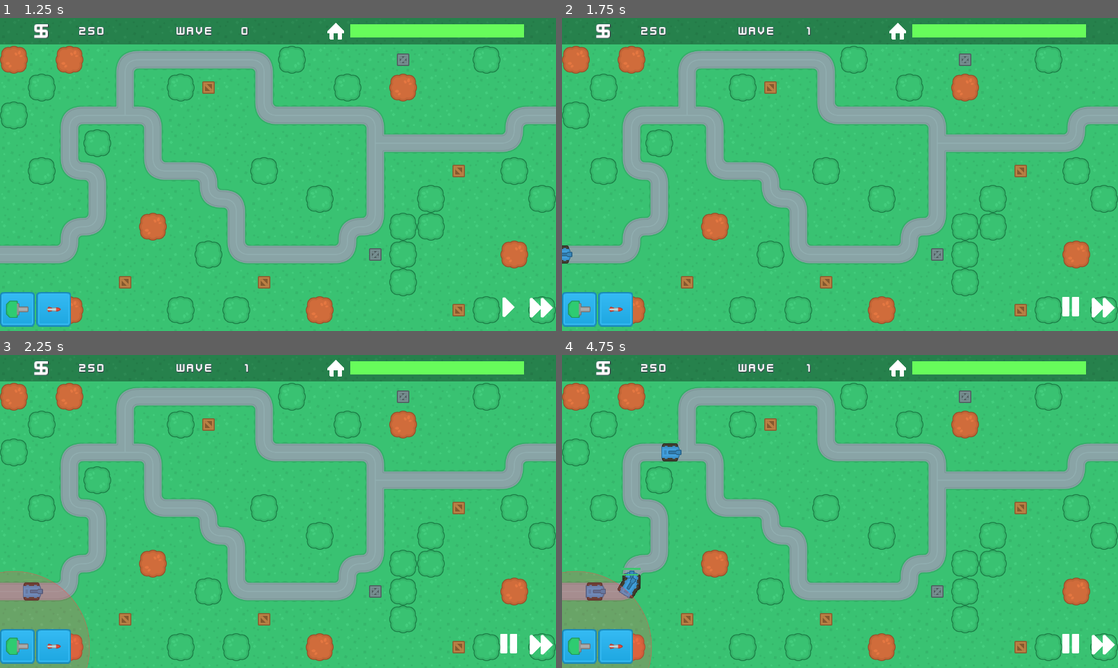
Above: before the commit, frames 1-4 (two rows, left to right).
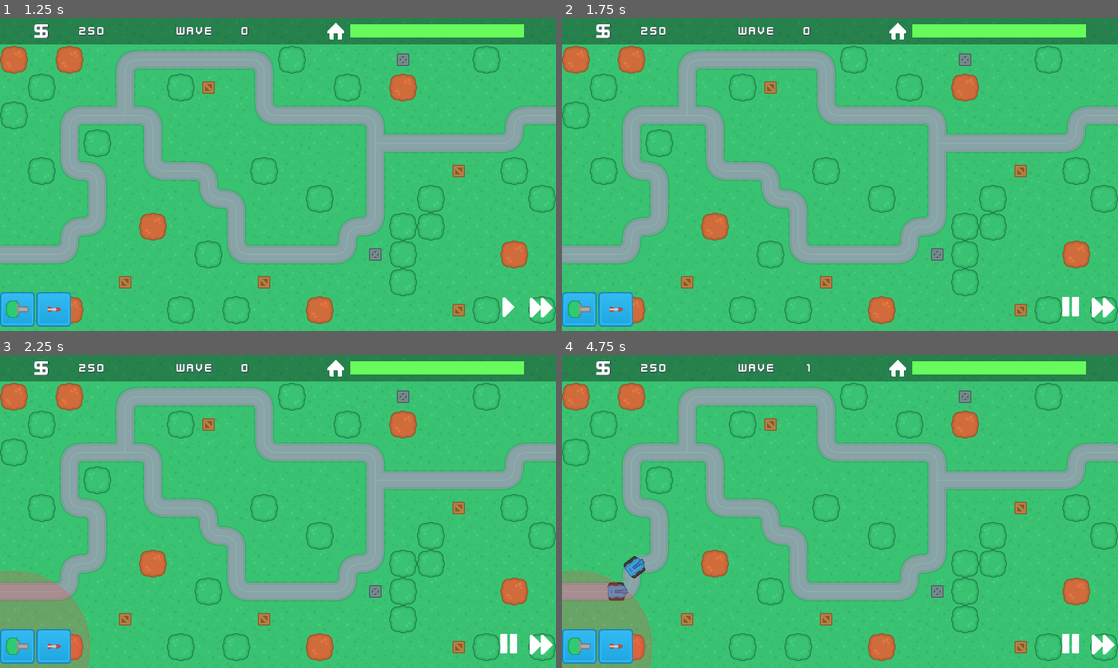
Above: after the commit, the same moments.

Repository: probitie/towerdefence
Game: Godot game, scene res://SceneHandler.tscn
Same seed, same stepped clock (60 frames per second), same inputs: the game is played once before the commit and once after it.
Inputs (mouse positions are in pixels of both pictures, inside the frame that each line leads up to):
- Up to frame 1 (1.25 s): click "New Game" at 0.5 s
- Up to frame 2 (1.75 s): click (1067, 305) at 1.25 s
- Up to frame 3 (2.25 s): click (16, 646) at 2 s
- Up to frame 4 (4.75 s): click (617, 646) at 2.75 s; click (1101, 642) at 3.5 s; click (578, 646) at 4.25 s

Frame 1 is identical in both runs. In frame 2, 0.1% of the frame differs, in the area x 0-45%, y 2-79%; in frame 3, 0.2%; in frame 4, 0.9%, in the area x 4-22%, y 27-79%.

Commit message:
fixed wave bug

Diff:
--- a/scenes/main/GameScene.gd
+++ b/scenes/main/GameScene.gd
@@ -11,8 +11,7 @@
 
 var current_wave = 0
 var enemies_in_wave = 0
-
-
+var starting_wave = false  # like mutex
 var enemies_left = 0
 
 var base_health = 100
@@ -40,15 +39,17 @@
 ## Wave functions
 ##
 func start_next_wave():
+	starting_wave = true
 	current_wave += 1
+	yield(get_tree().create_timer(3), "timeout")
 	$UI.set_wave(current_wave)
 	var wave_data = retrieve_wave_data()
-	yield(get_tree().create_timer(0.2), "timeout")
 	enemies_left = len(wave_data)
 	spawn_enemies()
+	starting_wave = false
 
 func retrieve_wave_data():
-	var wave_data = [["BlueTank", 3.0], ["BlueTank", 0.1]]
+	var wave_data = []
 	for i in range(current_wave*2):
 		wave_data.append(["BlueTank", 0.5])
 	enemies_in_wave = wave_data.size()
@@ -116,5 +117,5 @@
 func on_killing_enemy(money):
 	$UI.earn(money)
 	enemies_left -= 1
-	if enemies_left <= 0:
+	if enemies_left <= 0 and not starting_wave:
 		start_next_wave()
